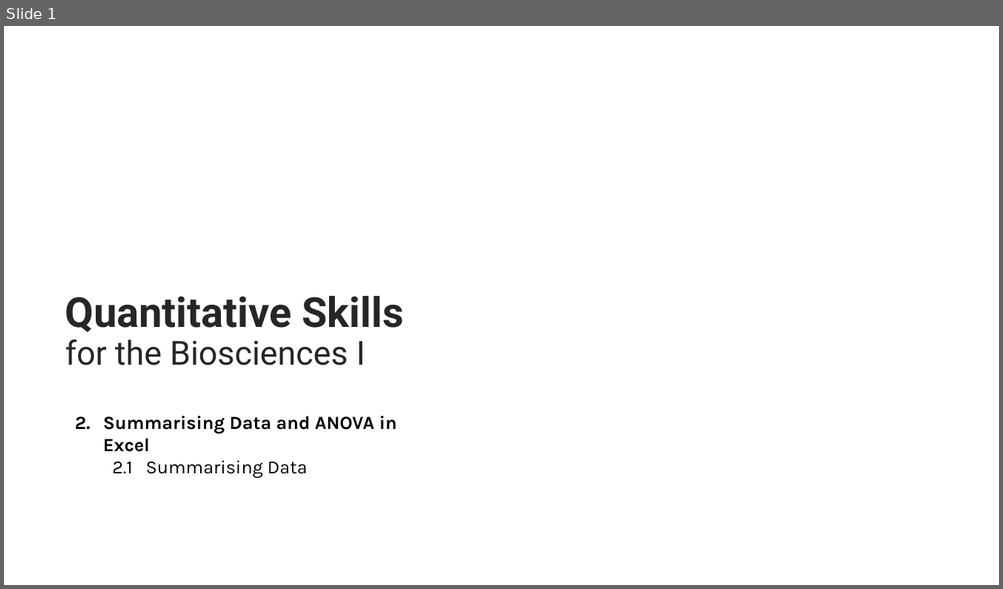
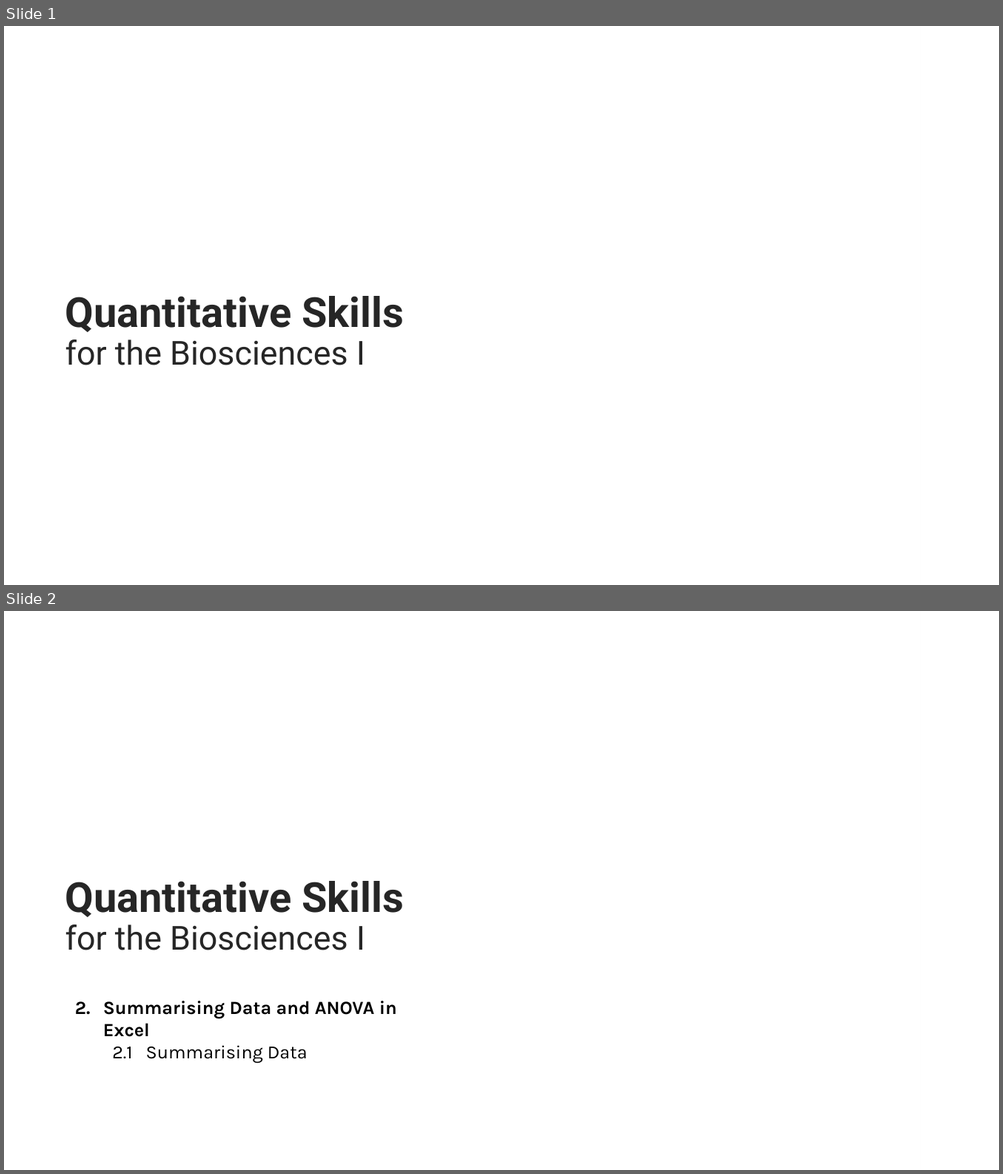
Before and after one commit to rtreharne/qs, a slide deck: pptx/Quantitative Skills for the Biosciences I.pptx. Shown one above the other, each under a label of ours: slide 1 before the commit, slides 1 and 2 after it. The pictures are 1003x589 and 1003x1174 pixels, drawn with LibreOffice and Linux fonts; fonts in the diff are those of the drawing; background and template pictures are left out. Boxes give left, top, right and bottom in pixels: in the first picture for what was removed or moved away, otherwise in the second. Text is boxed around its words. In the diff, an @@ line names an element or a change of style, - is before the commit and + after.

```diff
--- a/pptx/Quantitative Skills for the Biosciences I.pptx
+++ b/pptx/Quantitative Skills for the Biosciences I.pptx
@@ slide 1 added at box(4, 26, 999, 585), background picture (left out) @@
@@ rectangle added at box(28, 26, 999, 585), fill gradient #FFFFFF @@
@@ title added at box(65, 296, 404, 366), 40 pt, text #262626, bold @@
+Quantitative Skills for the Biosciences I
@@ what was slide 1 is now slide 2 @@
```
Also in this commit, not shown: 29 other files.
